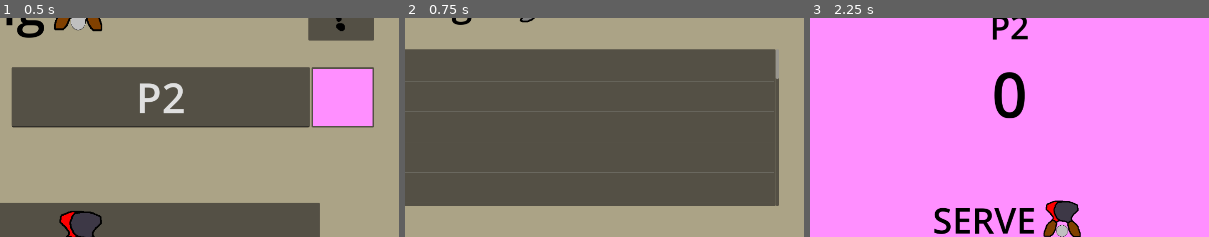
Above: before the commit, frames 1-3 (left to right).
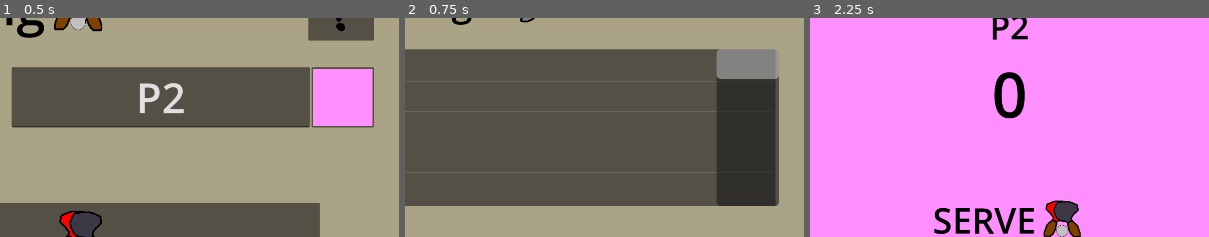
Above: after the commit, the same moments.

Repository: yusufmte/peung-app
Game: Godot game, scene res://scenes/menu.tscn
The game is run twice, just before and just after one commit, with the same random seed, the same clock (stepped at 60 frames per second) and the same inputs.
Inputs (mouse positions are % of the whole screen's width and height, from its top left):
- Up to frame 1 (0.5 s): no input
- Up to frame 2 (0.75 s): click (7, 14) at 0.5 s
- Up to frame 3 (2.25 s): click "return to menu" at 1.25 s; click (60, 66) at 2 s
The pictures show only the part of the screen within x 50-100%, y 17-67%; the shares and areas given below are measured in that part.

Frame 1 is identical in both runs. In frame 2, 11% of the frame differs, in the area x 78-94%, y 14-86%; in frame 3, nothing differs.

Commit message:
increase size of scroll bar in audiomanager #20

Diff:
--- a/scripts/audio_manager.gd
+++ b/scripts/audio_manager.gd
@@ -18,6 +18,8 @@
 	item_list.clear()
 	for key in Global.sound_keys():
 		item_list.add_item(key)
+
+	$ColorRect/MarginContainer/VBoxContainer/CenterMargin/CenterHBox/ScrollContainer.get_v_scroll_bar().custom_minimum_size.x = 150
 
 	DirAccess.make_dir_absolute(Global.sounds_dir)
 
